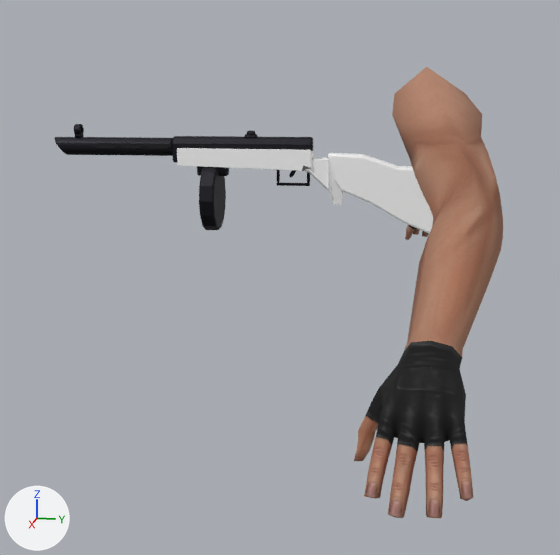
Renders of the glTF model assets/player/viewmodels/ppsh_fp.glb from each side of a commit.
Camera for both pictures: a 50 mm camera at (1.598, 28.045, 1.624) aimed at (0.032, 27.731, 1.233). The axes (+X, +Y, +Z) are drawn at lower left. The lights are the same throughout. The picture after the commit comes second. Where no turn or scale is listed for an object, it has been applied to the vertices.

Objects in the first picture: 'ArmsMesh_PPSh41', 'PPSh41_gun', 'PPSh41_gun.004', 'PPSh41_gun.006', 'PPSh41_gun.011', 'PPSh41_gun.016' and 6 more.
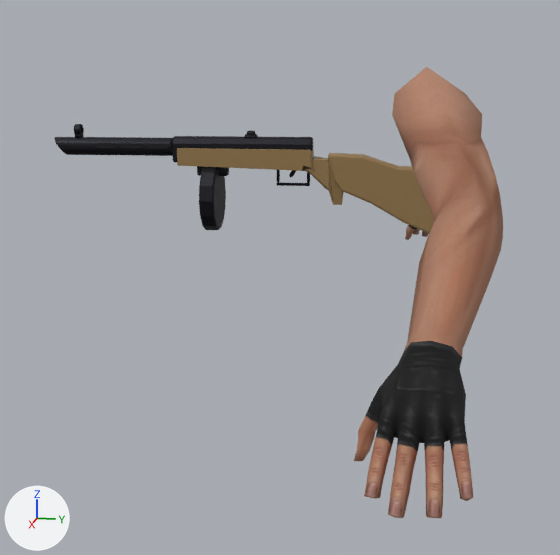
Changed parts and their boxes (x1, y1, x2, y2) in the pictures (560 x 555 px):
'PPSh41_gun.004', recoloured (white to brown)
    both: (328, 153, 433, 233)
'PPSh41_gun', recoloured (white to brown)
    both: (177, 148, 344, 205)

Patch to the scene script:
```diff
--- a/assets/player/viewmodels/ppsh_fp.glb.py
+++ b/assets/player/viewmodels/ppsh_fp.glb.py
@@ mat_woodbirch_002 @@
 mat_woodbirch_002 = principled_material('WoodBirch.002')
-mat_woodbirch_002.base_color = (1.0, 1.0, 1.0)  # white #ffffff
+mat_woodbirch_002.base_color = (0.299, 0.188, 0.0728)  # brown #95784c
 mat_woodbirch_002.roughness = 0.45
```
